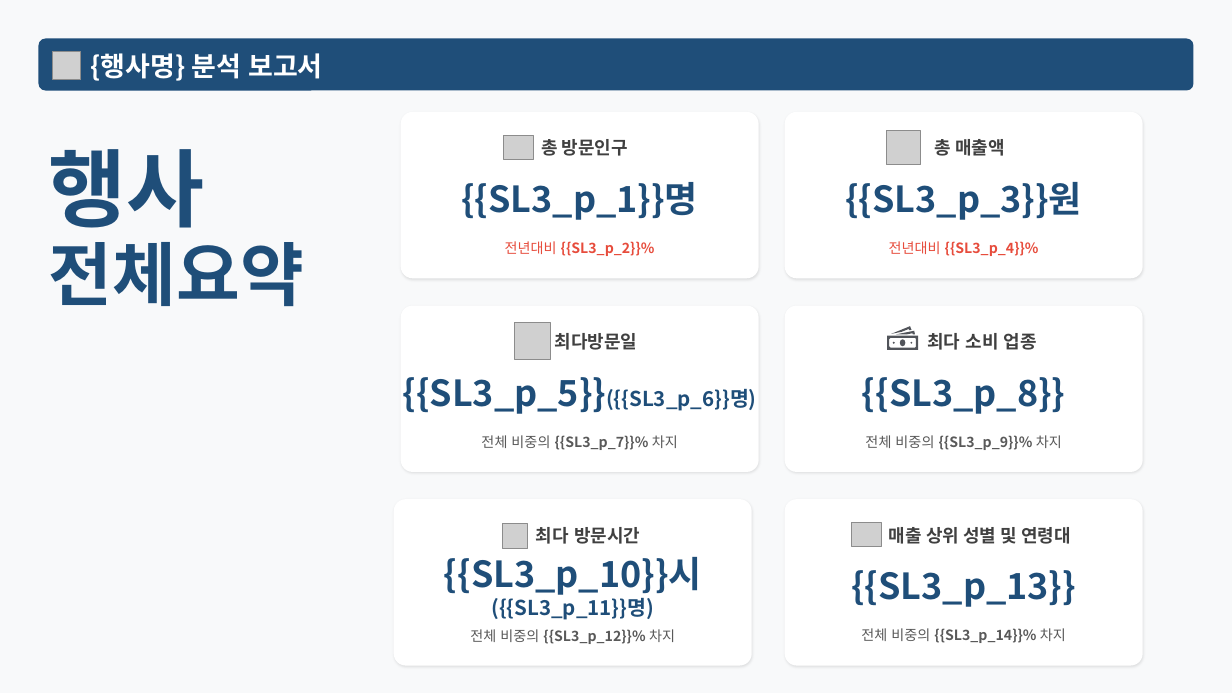
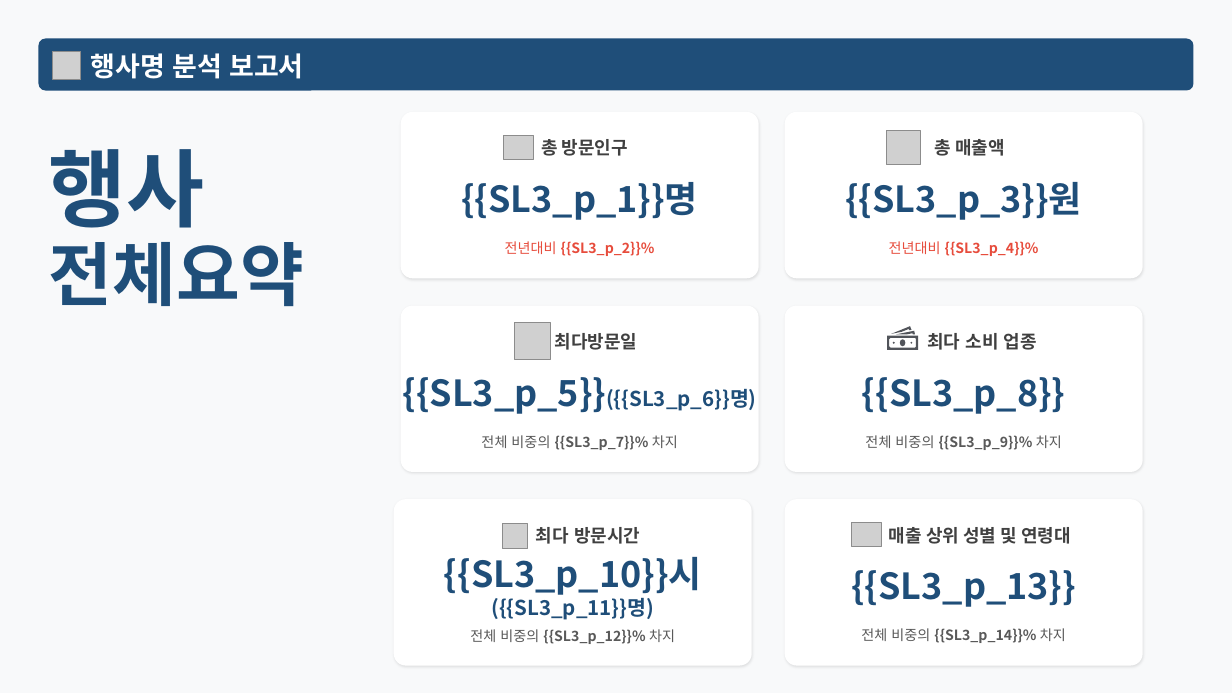
Before and after one commit to roddms/auto-report, a slide deck: slide 3 of template/master.pptx. Drawn at 1232x693 pixels with LibreOffice and Linux fonts; fonts in the diff are those of the drawing; grey boxes stand for pictures. Boxes give left, top, right and bottom in pixels: in the first picture for what was removed or moved away, otherwise in the second. Text is boxed around its words. In the diff, an @@ line names an element or a change of style, - is before the commit and + after.

```diff
--- a/template/master.pptx
+++ b/template/master.pptx
@@ text at (90, 53, 303, 79): text changed @@
-{행사명} 분석 보고서
+행사명 분석 보고서
```
Also in this commit, not shown: 11 other slides changed, 15 other files.
